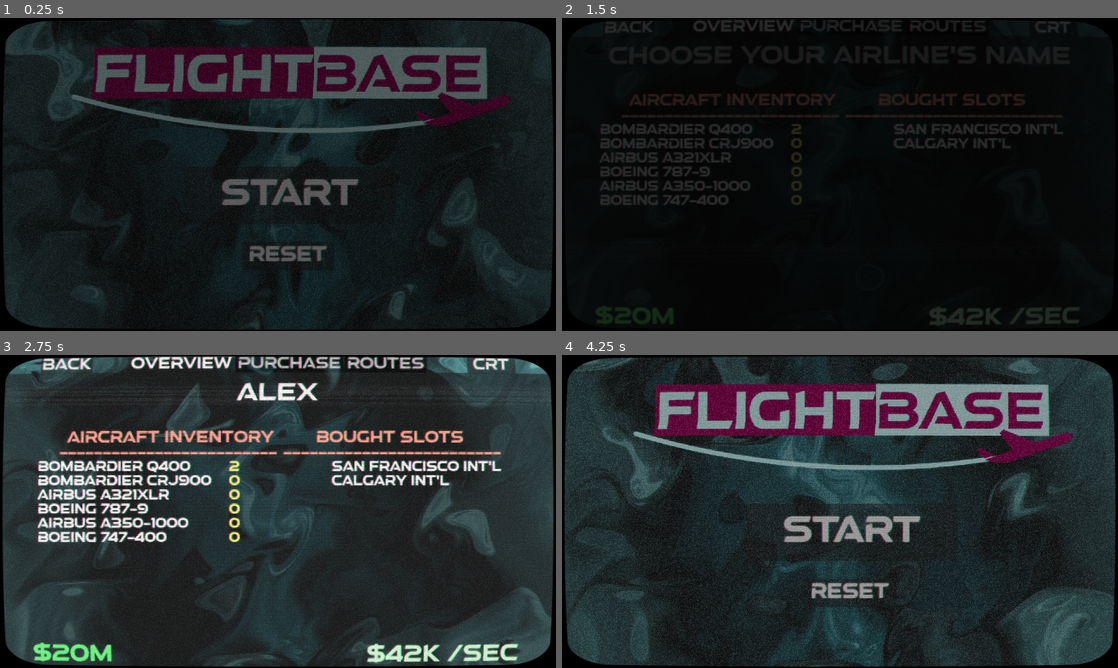
Above: before the commit, frames 1-4 (two rows, left to right).
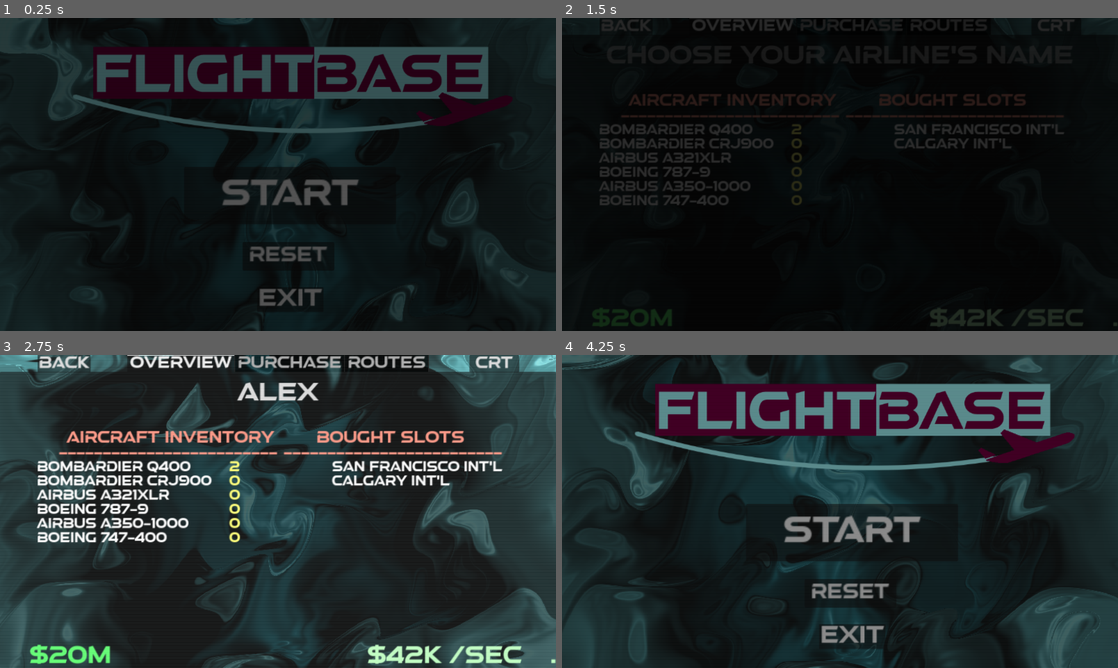
Above: after the commit, the same moments.

Repository: FireEntity1/flightbase
Game: Godot game, scene res://Scenes/title.tscn
Two runs of this game, one before a commit and one after it. Both use one fixed random seed, a clock stepped at 60 frames per second and the inputs below.
Inputs (mouse positions are in pixels of both pictures, inside the frame that each line leads up to):
- Up to frame 1 (0.25 s): no input
- Up to frame 2 (1.5 s): click "START" at 0.5 s; click "START" at 1.25 s
- Up to frame 3 (2.75 s): click (278, 392) at 2.02 s; type "Alex" at 2.1 s
- Up to frame 4 (4.25 s): click "back" at 2.75 s; click "crt" at 3.5 s

The runs differ from the first frame. In frame 1, 7.8% of the frame differs, in the area x 0-100%, y 0-100%; in frame 2, 1.4%; in frame 3, 15%; in frame 4, 26%.

Commit message:
web fixes

Diff:
--- a/Scenes/main.tscn
+++ b/Scenes/main.tscn
@@ -37,27 +37,9 @@
 
 [sub_resource type="ShaderMaterial" id="ShaderMaterial_e5bwj"]
 shader = ExtResource("4_snw8h")
-shader_parameter/overlay = true
-shader_parameter/resolution = Vector2(1920, 1080)
-shader_parameter/brightness = 1.2
-shader_parameter/scanlines_opacity = 0.136
-shader_parameter/scanlines_width = 0.5
-shader_parameter/grille_opacity = 0.075
-shader_parameter/roll = true
-shader_parameter/roll_speed = 2.0
-shader_parameter/roll_size = 6.124
-shader_parameter/roll_variation = 5.0
-shader_parameter/distort_intensity = 0.002
-shader_parameter/aberration = 0.00500005
-shader_parameter/noise_opacity = 0.058
-shader_parameter/noise_speed = 5.0
-shader_parameter/static_noise_intensity = 0.06
-shader_parameter/pixelate = true
-shader_parameter/discolor = false
-shader_parameter/warp_amount = 0.101
-shader_parameter/clip_warp = false
-shader_parameter/vignette_intensity = 0.0
-shader_parameter/vignette_opacity = 0.0
+shader_parameter/screen_resolution = Vector2(1920, 1080)
+shader_parameter/scanline_intensity = 0.03
+shader_parameter/color_bleed_weight = 1.0
 
 [node name="root" type="Control"]
 layout_mode = 3
@@ -86,7 +68,7 @@
 anchor_bottom = 1.0
 grow_horizontal = 2
 grow_vertical = 2
-color = Color(0, 0, 0, 0.372549)
+color = Color(0, 0, 0, 0.105882)
 
 [node name="tabs" type="TabContainer" parent="."]
 layout_mode = 1
--- a/Scenes/title.tscn
+++ b/Scenes/title.tscn
@@ -1,10 +1,11 @@
-[gd_scene load_steps=9 format=3 uid="uid://b8jbgnrp5agaa"]
+[gd_scene load_steps=10 format=3 uid="uid://b8jbgnrp5agaa"]
 
 [ext_resource type="Script" path="res://Scripts/title.gd" id="1_2llll"]
 [ext_resource type="Shader" path="res://shaders/bg.gdshader" id="2_de2aj"]
 [ext_resource type="Texture2D" uid="uid://cywuhfowdn4cq" path="res://Sprites/logo.png" id="3_rdgwv"]
 [ext_resource type="Shader" path="res://shaders/crt.gdshader" id="4_5ega2"]
 [ext_resource type="AudioStream" uid="uid://6nr0qwiduk1y" path="res://Resources/select.mp3" id="5_iya0q"]
+[ext_resource type="Theme" uid="uid://mso3nbd2es17" path="res://Resources/theme.tres" id="6_n51tf"]
 
 [sub_resource type="ShaderMaterial" id="ShaderMaterial_13p2b"]
 shader = ExtResource("2_de2aj")
@@ -24,27 +25,9 @@
 
 [sub_resource type="ShaderMaterial" id="ShaderMaterial_nfv3b"]
 shader = ExtResource("4_5ega2")
-shader_parameter/overlay = true
-shader_parameter/resolution = Vector2(1920, 1080)
-shader_parameter/brightness = 1.5
-shader_parameter/scanlines_opacity = 0.136
-shader_parameter/scanlines_width = 0.5
-shader_parameter/grille_opacity = 0.075
-shader_parameter/roll = true
-shader_parameter/roll_speed = 8.0
-shader_parameter/roll_size = 15.0
-shader_parameter/roll_variation = 0.589
-shader_parameter/distort_intensity = 0.004
-shader_parameter/aberration = 0.00500005
-shader_parameter/noise_opacity = 0.019
-shader_parameter/noise_speed = 5.0
-shader_parameter/static_noise_intensity = 0.191
-shader_parameter/pixelate = true
-shader_parameter/discolor = false
-shader_parameter/warp_amount = 0.101
-shader_parameter/clip_warp = false
-shader_parameter/vignette_intensity = 0.0
-shader_parameter/vignette_opacity = 0.0
+shader_parameter/screen_resolution = Vector2(1920, 1080)
+shader_parameter/scanline_intensity = 0.025
+shader_parameter/color_bleed_weight = 1.0
 
 [node name="title" type="Control"]
 layout_mode = 3
@@ -73,7 +56,7 @@
 anchor_bottom = 1.0
 grow_horizontal = 2
 grow_vertical = 2
-color = Color(0, 0, 0, 0.568627)
+color = Color(0, 0, 0, 0.388235)
 
 [node name="start" type="Button" parent="."]
 layout_mode = 0
@@ -94,6 +77,16 @@
 scale = Vector2(1.55318, 1.55318)
 theme_override_font_sizes/font_size = 40
 text = "RESET"
+
+[node name="exit" type="Button" parent="."]
+layout_mode = 0
+offset_left = 887.0
+offset_top = 928.0
+offset_right = 1116.0
+offset_bottom = 1012.0
+theme = ExtResource("6_n51tf")
+theme_override_font_sizes/font_size = 75
+text = "EXIT"
 
 [node name="Logo" type="Sprite2D" parent="."]
 position = Vector2(998, 189)
@@ -127,3 +120,4 @@
 
 [connection signal="button_up" from="start" to="." method="_on_start_button_up"]
 [connection signal="button_up" from="reset" to="." method="_on_reset_button_up"]
+[connection signal="button_up" from="exit" to="." method="_on_exit_button_up"]
--- a/Scripts/main.gd
+++ b/Scripts/main.gd
@@ -7,6 +7,15 @@
 var fade = false
 
 var crt = true
+
+var sprites = [preload("res://Sprites/q400.png"),
+	preload("res://Sprites/crj9.png"),
+	preload("res://Sprites/a21x.png"),
+	preload("res://Sprites/b787.png"),
+	preload("res://Sprites/a350.png"),
+	preload("res://Sprites/b747.png")
+]
+
 
 func _ready():
 	var icon = Texture2D.new()
@@ -18,8 +27,10 @@
 	$tabs/overview/container/name.text = data.name
 
 	$tabs/purchase/scroll/purchaseList.fixed_icon_size = Vector2(512, 218)
+	var n = 0
 	for aircraft in data.aircraft:
-		$tabs/purchase/scroll/purchaseList.add_item(aircraft.name,load("res://sprites/" + str(aircraft.code) + ".png"))
+		$tabs/purchase/scroll/purchaseList.add_item(aircraft.name,sprites[n])
+		n += 1
 
 	for aircraft in data.aircraft:
 		fly(aircraft)
--- a/Scripts/title.gd
+++ b/Scripts/title.gd
@@ -187,3 +187,10 @@
 			print("Save file created successfully")
 		else:
 			print("Error creating save file")
+
+
+func _on_exit_button_up():
+	$select.play()
+	fade = true
+	await get_tree().create_timer(0.8).timeout
+	get_tree().quit()
--- a/project.godot
+++ b/project.godot
@@ -13,7 +13,11 @@
 config/name="Flightbase"
 run/main_scene="res://Scenes/title.tscn"
 config/features=PackedStringArray("4.3", "GL Compatibility")
+boot_splash/bg_color=Color(0, 0, 0, 1)
+boot_splash/image="res://Sprites/logo.png"
+boot_splash/fullsize=false
 config/icon="res://icon.svg"
+boot_splash/minimum_display_time=500
 
 [autoload]
 
--- a/shaders/crt.gdshader
+++ b/shaders/crt.gdshader
@@ -1,175 +1,28 @@
 shader_type canvas_item;
 
-// Add required screen texture uniform
-uniform sampler2D SCREEN_TEXTURE : hint_screen_texture, filter_linear_mipmap;
+uniform vec2 screen_resolution = vec2(480, 270);
+uniform float scanline_intensity : hint_range(0.0, 1.0) = 0.3;
+uniform float color_bleed_weight : hint_range(0.0, 1.0) = 0.35;
 
-// Display settings
-uniform bool overlay = false;
-uniform vec2 resolution = vec2(640.0, 480.0);
-uniform float brightness = 1.4;
-
-// Scanline settings
-uniform float scanlines_opacity : hint_range(0.0, 1.0) = 0.4;
-uniform float scanlines_width : hint_range(0.0, 0.5) = 0.25;
-uniform float grille_opacity : hint_range(0.0, 1.0) = 0.3;
-
-// Distortion settings
-uniform bool roll = true;
-uniform float roll_speed = 8.0;
-uniform float roll_size : hint_range(0.0, 100.0) = 15.0;
-uniform float roll_variation : hint_range(0.1, 5.0) = 1.8;
-uniform float distort_intensity : hint_range(0.0, 0.2) = 0.05;
-uniform float aberration : hint_range(-1.0, 1.0) = 0.03;
-
-// Noise settings
-uniform float noise_opacity : hint_range(0.0, 1.0) = 0.4;
-uniform float noise_speed = 5.0;
-uniform float static_noise_intensity : hint_range(0.0, 1.0) = 0.06;
-
-// Additional effects
-uniform bool pixelate = true;
-uniform bool discolor = true;
-uniform float warp_amount : hint_range(0.0, 5.0) = 1.0;
-uniform bool clip_warp = false;
-uniform float vignette_intensity = 0.4;
-uniform float vignette_opacity : hint_range(0.0, 1.0) = 0.5;
-
-// The rest of the shader code remains exactly the same from here...
-// (All the functions and fragment shader code remain unchanged)
-
-// Generate random value
-vec2 random(vec2 uv) {
-    uv = vec2(dot(uv, vec2(127.1, 311.7)), dot(uv, vec2(269.5, 183.3)));
-    return -1.0 + 2.0 * fract(sin(uv) * 43758.5453123);
-}
-
-// Generate noise
-float noise(vec2 uv) {
-    vec2 uv_index = floor(uv);
-    vec2 uv_fract = fract(uv);
-    vec2 blur = smoothstep(0.0, 1.0, uv_fract);
-
-    return mix(
-        mix(
-            dot(random(uv_index + vec2(0.0, 0.0)), uv_fract - vec2(0.0, 0.0)),
-            dot(random(uv_index + vec2(1.0, 0.0)), uv_fract - vec2(1.0, 0.0)),
-            blur.x
-        ),
-        mix(
-            dot(random(uv_index + vec2(0.0, 1.0)), uv_fract - vec2(0.0, 1.0)),
-            dot(random(uv_index + vec2(1.0, 1.0)), uv_fract - vec2(1.0, 1.0)),
-            blur.x
-        ),
-        blur.y
-    ) * 0.5 + 0.5;
-}
-
-// Screen warping
-vec2 warp(vec2 uv) {
-    vec2 delta = uv - 0.5;
-    float delta2 = dot(delta.xy, delta.xy);
-    float delta4 = delta2 * delta2;
-    return uv + delta * (delta4 * warp_amount);
-}
-
-// Screen border
-float border(vec2 uv) {
-    float radius = min(warp_amount, 0.08);
-    radius = max(min(min(abs(radius * 2.0), abs(1.0)), abs(1.0)), 1e-5);
-    vec2 abs_uv = abs(uv * 2.0 - 1.0) - vec2(1.0, 1.0) + radius;
-    float dist = length(max(vec2(0.0), abs_uv)) / radius;
-    return clamp(1.0 - smoothstep(0.96, 1.0, dist), 0.0, 1.0);
-}
-
-// Vignette effect
-float vignette(vec2 uv) {
-    uv *= 1.0 - uv.xy;
-    float vig = uv.x * uv.y * 15.0;
-    return pow(vig, vignette_intensity * vignette_opacity);
-}
+uniform sampler2D screen_texture : hint_screen_texture, filter_nearest;
 
 void fragment() {
-    // Get base UV and handle overlay
-    vec2 uv = overlay ? warp(SCREEN_UV) : warp(UV);
-    vec2 text_uv = uv;
+    // Sample the current pixel from screen texture
+    vec4 pixel_color = texture(screen_texture, SCREEN_UV);
 
-    // Handle pixelation
-    if (pixelate) {
-        text_uv = ceil(uv * resolution) / resolution;
+    // Discard (ignore) pixels with low alpha
+    if (pixel_color.a < 0.1) {
+        discard;
     }
 
-    // Calculate roll effect
-    float roll_line = 0.0;
-    vec2 roll_uv = vec2(0.0);
+    // Darken top halves of pixels
+    float color_dark_offset = 0.0;
+    int y_pos = int(floor(SCREEN_UV.y * screen_resolution.y * 2.0));
+    if (int(floor((float(y_pos) / 2.0))) * 2 == y_pos)
+        color_dark_offset = scanline_intensity;
 
-    if (roll || noise_opacity > 0.0) {
-        float time = roll ? TIME : 0.0;
-        roll_line = smoothstep(0.3, 0.9, sin(uv.y * roll_size - (time * roll_speed)));
-        roll_line *= roll_line * smoothstep(0.3, 0.9, sin(uv.y * roll_size * roll_variation - (time * roll_speed * roll_variation)));
-        roll_uv = vec2(roll_line * distort_intensity * (1.0 - UV.x), 0.0);
-    }
+    // Blend pixel with left and top pixel to simulate color bleeding
+    vec4 adjacent_pixel_color_average = texture(screen_texture, SCREEN_UV - vec2(1.0 / screen_resolution.x, 0)) * 0.5 + texture(screen_texture, SCREEN_UV - vec2(0, 1.0 / screen_resolution.y)) * 0.5;
 
-    // Sample texture with chromatic aberration
-    vec4 text;
-    if (roll) {
-        text.r = texture(SCREEN_TEXTURE, text_uv + roll_uv * 0.8 + vec2(aberration, 0.0) * 0.1).r;
-        text.g = texture(SCREEN_TEXTURE, text_uv + roll_uv * 1.2 - vec2(aberration, 0.0) * 0.1).g;
-        text.b = texture(SCREEN_TEXTURE, text_uv + roll_uv).b;
-    } else {
-        text.r = texture(SCREEN_TEXTURE, text_uv + vec2(aberration, 0.0) * 0.1).r;
-        text.g = texture(SCREEN_TEXTURE, text_uv - vec2(aberration, 0.0) * 0.1).g;
-        text.b = texture(SCREEN_TEXTURE, text_uv).b;
-    }
-    text.a = 1.0;
-
-    // Apply CRT grille
-    if (grille_opacity > 0.0) {
-        float gr = smoothstep(0.85, 0.95, abs(sin(uv.x * (resolution.x * 3.14159265))));
-        float gg = smoothstep(0.85, 0.95, abs(sin(1.05 + uv.x * (resolution.x * 3.14159265))));
-        float gb = smoothstep(0.85, 0.95, abs(sin(2.1 + uv.x * (resolution.x * 3.14159265))));
-
-        text.r = mix(text.r, text.r * gr, grille_opacity);
-        text.g = mix(text.g, text.g * gg, grille_opacity);
-        text.b = mix(text.b, text.b * gb, grille_opacity);
-    }
-
-    // Apply brightness
-    text.rgb = clamp(text.rgb * brightness, 0.0, 1.0);
-
-    // Apply scanlines
-    if (scanlines_opacity > 0.0) {
-        float scan = smoothstep(scanlines_width, scanlines_width + 0.5, abs(sin(uv.y * (resolution.y * 3.14159265))));
-        text.rgb = mix(text.rgb, text.rgb * vec3(scan), scanlines_opacity);
-    }
-
-    // Apply noise
-    if (noise_opacity > 0.0) {
-        float n = smoothstep(0.4, 0.5, noise(uv * vec2(2.0, 200.0) + vec2(10.0, TIME * noise_speed)));
-        float nl = n * roll_line * clamp(random((ceil(uv * resolution) / resolution) + vec2(TIME * 0.8, 0.0)).x + 0.8, 0.0, 1.0);
-        text.rgb = clamp(mix(text.rgb, text.rgb + nl, noise_opacity), vec3(0.0), vec3(1.0));
-    }
-
-    // Apply static
-    if (static_noise_intensity > 0.0) {
-        text.rgb += clamp(random((ceil(uv * resolution) / resolution) + fract(TIME)).x, 0.0, 1.0) * static_noise_intensity;
-    }
-
-    // Apply border and vignette
-    text.rgb *= border(uv);
-    text.rgb *= vignette(uv);
-
-    // Handle clip warp
-    if (clip_warp) {
-        text.a = border(uv);
-    }
-
-    // Apply VHS discoloration
-    if (discolor) {
-        vec3 greyscale = vec3(dot(text.rgb, vec3(0.333)));
-        text.rgb = mix(text.rgb, greyscale, 0.5);
-        float midpoint = pow(0.5, 2.2);
-        text.rgb = (text.rgb - vec3(midpoint)) * 1.2 + midpoint;
-    }
-
-    COLOR = text;
+    COLOR = adjacent_pixel_color_average * color_bleed_weight + pixel_color * (1.0 - color_bleed_weight) - vec4(vec3(color_dark_offset), 0);
 }
Not shown, added: export_presets.cfg
Not shown, changed: .DS_Store
Not shown, changed: .gitignore
Not shown, added: export.zip
